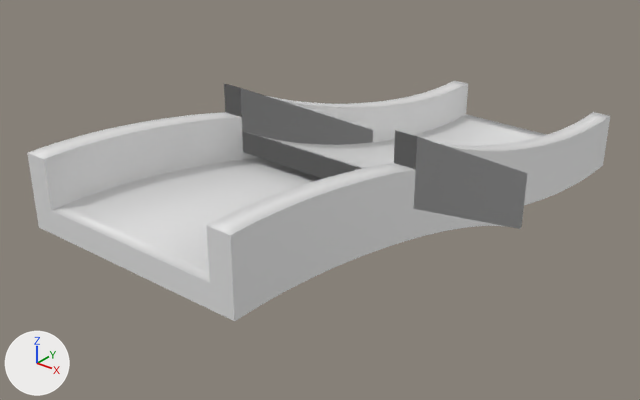
One commit to the Blender file Blend/TrackBlocksHighWalls.blend: the scene before it, then after it.
Both versions are drawn from a camera (50 mm lens) standing at (4.28, -6.26, 4.06) and looking at (-0.34, -0.48, 0.47). The lights are fixed; the arrows at lower left show +X, +Y and +Z. The same objects are shown in both versions, whatever each file hides.

The older version as bpy lines, for what is in view:
```python
me_cube_011 = bpy.data.meshes.new('Cube.011')
me_cube_011.from_pydata(...)  # 296 vertices, 294 faces; spans x -1.0..1.0, y -1.0..3.0, z 0.0..1.6
me_cube_012 = bpy.data.meshes.new('Cube.012')
me_cube_012.from_pydata(...)  # 208 vertices, 206 faces; spans x -1.0..1.0, y -3.0..1.0, z 0.0..1.6
me_cube_013 = bpy.data.meshes.new('Cube.013')
me_cube_013.from_pydata(...)  # 16 vertices, 14 faces; spans x -1.0..1.0, y -1.0..1.0, z 0.0..1.6
ob_ramp = bpy.data.objects.new('Ramp', me_cube_013)
ob_ramp.location = (0.0, 0.0, 0.0)
ob_ramptransitiondown = bpy.data.objects.new('RampTransitionDown', me_cube_012)
ob_ramptransitiondown.location = (0.0, 0.0, 0.0)
ob_ramptransitionup = bpy.data.objects.new('RampTransitionUp', me_cube_011)
ob_ramptransitionup.location = (0.0, 0.0, 0.0)
```
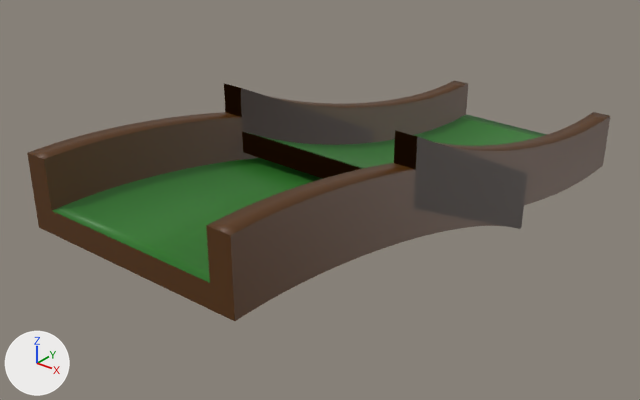
Boxes [x1, y1, x2, y2] around the edits, measured in the pictures (640 x 400 px):
part 1 of me_cube_013, recoloured
    both: [224, 83, 527, 229]
part 2 of me_cube_013, recoloured
    both: [246, 132, 359, 168]
part 3 of me_cube_012, recoloured (grey to brown)
    both: [27, 112, 373, 226]
part 4 of me_cube_012, recoloured (grey to brown)
    both: [206, 163, 527, 321]
part 5 of me_cube_012, recoloured (grey to brown)
    both: [39, 211, 234, 321]
part 6 of me_cube_012, recoloured (white to green)
    both: [52, 158, 322, 283]
part 7 of me_cube_011, recoloured (grey to brown)
    both: [241, 80, 468, 145]
part 8 of me_cube_011, recoloured (grey to brown)
    both: [394, 112, 610, 215]
part 9 of me_cube_011, recoloured
    both: [242, 131, 361, 179]
part 10 of me_cube_011, recoloured (grey to green)
    both: [249, 114, 547, 169]

The edits, one by one:
me_cube_013 has 16 vertices, 14 faces and spans x -1.0..1.0, y -1.0..1.0, z 0.0..1.6.
me_cube_013 is used by ob_ramp; location (0.0, 0.0, 0.0).
me_cube_013 part 1: 13 of the faces centred in x -1.0..1.0, y -1.0..1.0, z 0.1..1.35 switch from no material to mat_wood (brown #553000).
me_cube_013 part 2: the 1 face centred in x 0.0, y 0.0, z 0.7 switches from no material to mat_green (dark green #2f7829).
me_cube_013 now uses material mat_green (dark green #2f7829).
me_cube_012 has 208 vertices, 206 faces and spans x -1.0..1.0, y -3.0..1.0, z 0.0..1.6.
me_cube_012 is used by ob_ramptransitiondown; location (0.0, 0.0, 0.0).
me_cube_012 part 3: 77 of the faces centred in x -1.0..-0.8, y -3.0..1.0, z 0.35..1.6 switch from no material to mat_wood (brown #553000).
me_cube_012 part 4: 77 of the faces centred in x 0.8..1.0, y -3.0..1.0, z 0.35..1.6 switch from no material to mat_wood (brown #553000).
me_cube_012 part 5: 27 of the faces centred in x 0.0, y -3.0..1.0, z 0.06..1.1 switch from no material to mat_wood (brown #553000).
me_cube_012 part 6: 25 of the faces centred in x 0.0, y -2.94..0.89, z 0.26..1.2 switch from no material to mat_green (dark green #2f7829).
me_cube_011 has 296 vertices, 294 faces and spans x -1.0..1.0, y -1.0..3.0, z 0.0..1.6.
me_cube_011 is used by ob_ramptransitionup; location (0.0, 0.0, 0.0).
me_cube_011 part 7: 110 of the faces centred in x -1.0..-0.8, y -1.0..3.0, z 0.3..1.53 switch from no material to mat_wood (brown #553000).
me_cube_011 part 8: 110 of the faces centred in x 0.8..1.0, y -1.0..3.0, z 0.3..1.53 switch from no material to mat_wood (brown #553000).
me_cube_011 part 9: 38 of the faces centred in x 0.0, y -1.0..3.0, z 0.0..1.1 switch from no material to mat_wood (brown #553000).
me_cube_011 part 10: 36 of the faces centred in x 0.0, y -0.86..2.92, z 0.2..1.13 switch from no material to mat_green (dark green #2f7829).
